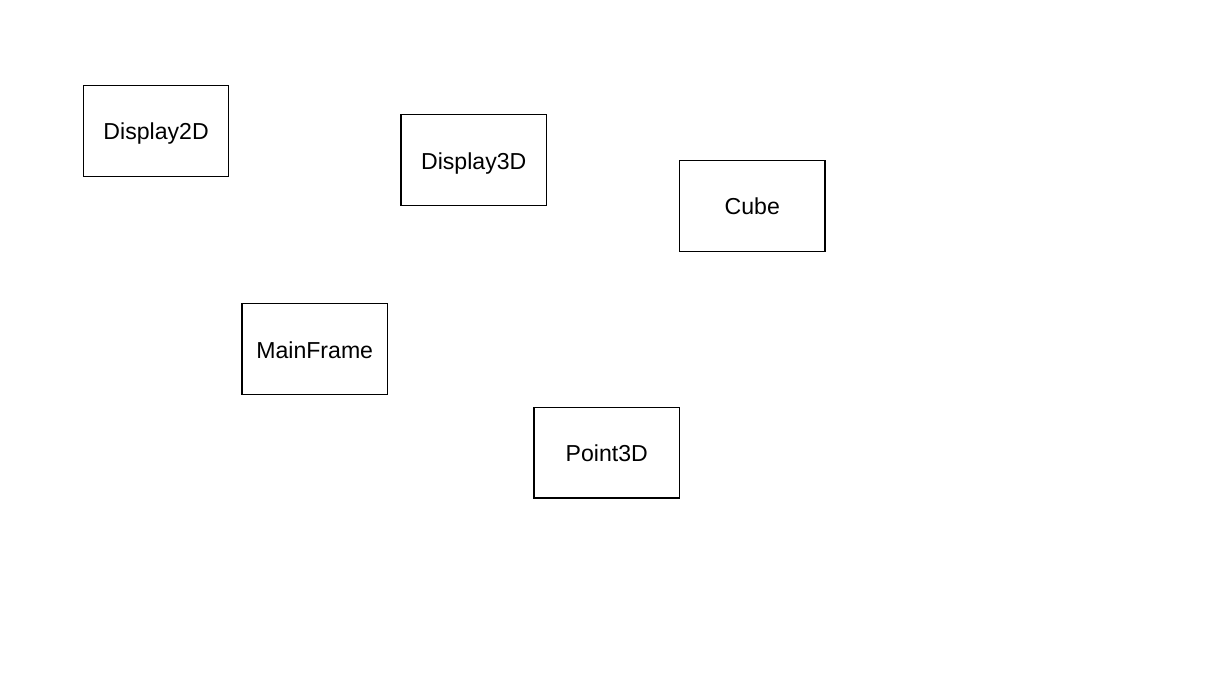
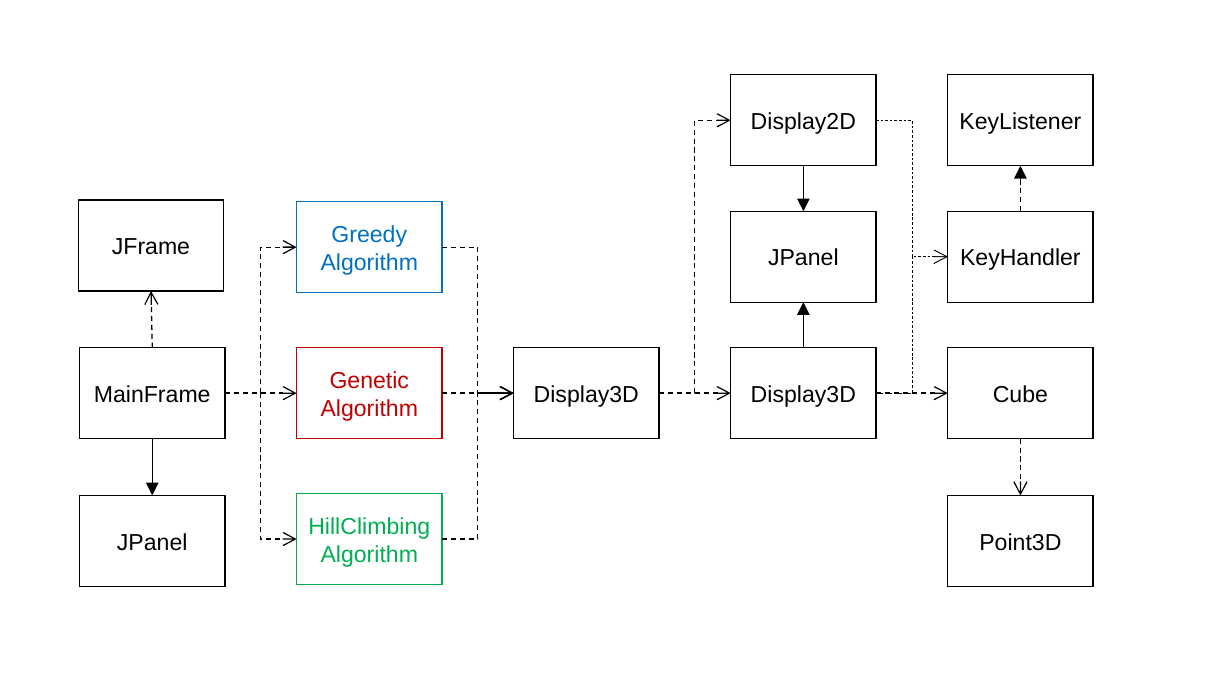
Before and after one commit to swengeler/PP3, a slide deck: slide 2 of Genetic Algorithm Autom Pack/Diagrams.pptx. Drawn at 1232x693 pixels with LibreOffice and Linux fonts; fonts in the diff are those of the drawing. Boxes give left, top, right and bottom in pixels: in the first picture for what was removed or moved away, otherwise in the second. Text is boxed around its words. In the diff, an @@ line names an element or a change of style, - is before the commit and + after.

```diff
--- a/Genetic Algorithm Autom Pack/Diagrams.pptx
+++ b/Genetic Algorithm Autom Pack/Diagrams.pptx
@@ rectangle "Display2D" moved from (x1=83, y1=85, x2=228, y2=176) to (x1=731, y1=75, x2=876, y2=165) @@
@@ rectangle added at (x1=948, y1=75, x2=1093, y2=165), fill #FFFFFF, outline #000000 1 pt, 18 pt, text #000000 @@
+KeyListener
@@ elbow arrow added from (659, 394) to (731, 120), #000000 1 pt dashed @@
@@ elbow arrow added from (876, 120) to (948, 257), #000000 0.5 pt dashed @@
@@ arrow added from (803, 165) to (803, 212), #000000 1 pt @@
@@ arrow added from (1020, 212) to (1020, 165), #000000 1 pt dashed @@
@@ rectangle added at (x1=79, y1=200, x2=224, y2=290), fill #FFFFFF, outline #000000 1 pt, 18 pt, text #000000 @@
+JFrame
@@ rectangle added at (x1=297, y1=201, x2=442, y2=292), fill #FFFFFF, outline #0070C0 1 pt, 18 pt, text #0070C0 @@
+Greedy
+Algorithm
@@ rectangle added at (x1=731, y1=212, x2=876, y2=302), fill #FFFFFF, outline #000000 1 pt, 18 pt, text #000000 @@
+JPanel
@@ rectangle added at (x1=948, y1=212, x2=1093, y2=302), fill #FFFFFF, outline #000000 1 pt, 18 pt, text #000000 @@
+KeyHandler
@@ elbow arrow added from (226, 394) to (297, 248), #000000 1 pt dashed @@
@@ elbow arrow added from (442, 248) to (514, 394), #000000 1 pt dashed @@
@@ elbow arrow added from (876, 394) to (948, 257), #000000 0.5 pt dashed @@
@@ arrow added from (152, 348) to (152, 291), #000000 1 pt dashed @@
@@ arrow added from (803, 348) to (803, 302), #000000 1 pt @@
@@ rectangle "MainFrame" moved from (x1=242, y1=304, x2=387, y2=395) to (x1=79, y1=348, x2=225, y2=438) @@
@@ rectangle added at (x1=297, y1=348, x2=442, y2=438), fill #FFFFFF, outline #C00000 1 pt, 18 pt, text #C00000 @@
+Genetic
+Algorithm
@@ rectangle "Display3D" moved from (x1=401, y1=115, x2=546, y2=205) to (x1=514, y1=348, x2=659, y2=438) @@
@@ rectangle added at (x1=731, y1=348, x2=876, y2=438), fill #FFFFFF, outline #000000 1 pt, 18 pt, text #000000 @@
+Display3D
@@ rectangle "Cube" moved from (x1=679, y1=160, x2=824, y2=250) to (x1=948, y1=348, x2=1093, y2=438) @@
@@ elbow arrow added from (226, 394) to (297, 539), #000000 1 pt dashed @@
@@ arrow added from (226, 394) to (297, 394), #000000 1 pt dashed @@
@@ arrow added from (442, 394) to (514, 394), #000000 1 pt dashed @@
@@ elbow arrow added from (442, 539) to (514, 394), #000000 1 pt dashed @@
@@ arrow added from (659, 394) to (731, 394), #000000 1 pt dashed @@
@@ arrow added from (876, 394) to (948, 394), #000000 1 pt dashed @@
@@ arrow added from (152, 439) to (152, 495), #000000 1 pt @@
@@ arrow added from (1020, 439) to (1020, 495), #000000 1 pt dashed @@
@@ rectangle added at (x1=79, y1=495, x2=225, y2=586), fill #FFFFFF, outline #000000 1 pt, 18 pt, text #000000 @@
+JPanel
@@ rectangle added at (x1=297, y1=494, x2=442, y2=584), fill #FFFFFF, outline #00B050 1 pt, 18 pt, text #00B050 @@
+HillClimbing
+Algorithm
@@ rectangle "Point3D" moved from (x1=534, y1=408, x2=679, y2=498) to (x1=948, y1=495, x2=1093, y2=586) @@
```
Also in this commit, not shown: 3 other files.
